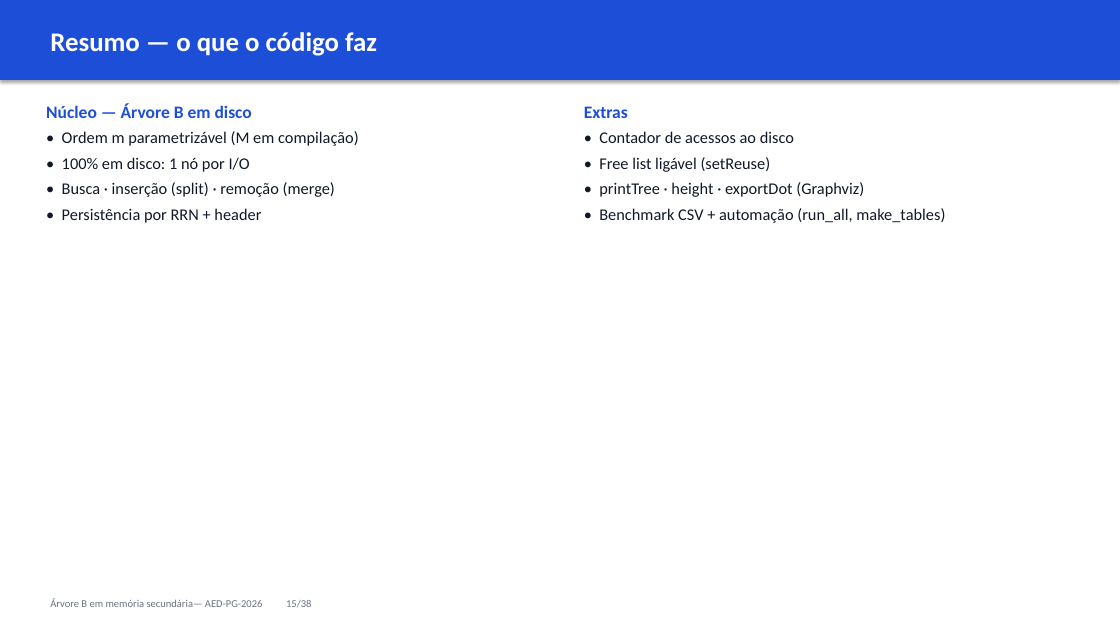
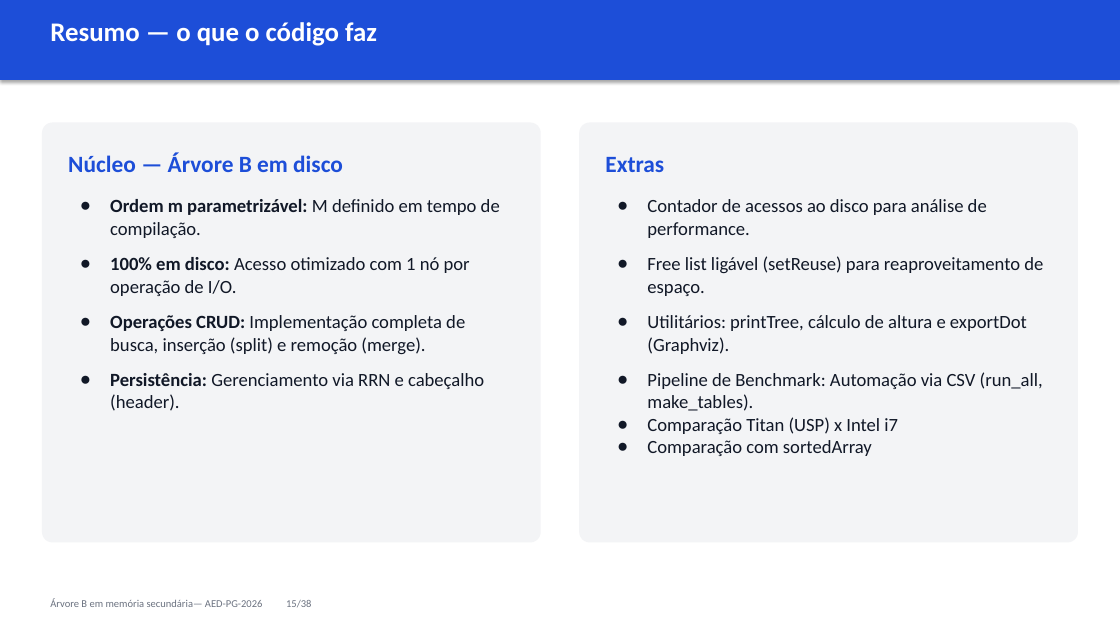
Before and after one commit to cassiotakarada/btree, a slide deck: slide 16 of apresentacao/APRESENTACAO_2_FINAL.pptx. Drawn at 1120x630 pixels with LibreOffice and Linux fonts; fonts in the diff are those of the drawing. Boxes give left, top, right and bottom in pixels: in the first picture for what was removed or moved away, otherwise in the second. Text is boxed around its words. In the diff, an @@ line names an element or a change of style, - is before the commit and + after.

```diff
--- a/apresentacao/APRESENTACAO_2_FINAL.pptx
+++ b/apresentacao/APRESENTACAO_2_FINAL.pptx
@@ text "Resumo — o que o ...": place and size @@
-text "Resumo — o que o ..." at [50,32,377,56]
+text "Resumo — o que o ..." at [50,22,377,46]
@@ text "Núcleo — Árvore B em ...": place and size @@
-text "Núcleo — Árvore B em ..." at [46,104,359,223]
+text "Núcleo — Árvore B em ..." at [68,152,500,411]
@@ rounded rectangle added at [42,123,541,543], fill #F3F4F6 @@
@@ text "Extras": place and size @@
-text "Extras" at [584,106,945,223]
+text "Extras" at [605,157,1043,456]
@@ rounded rectangle added at [580,123,1079,543], fill #F3F4F6 @@
@@ text at [68,152,343,172]: size 15 to 20 pt in "Núcleo — Árvore B em disco" @@
@@ text at [605,157,664,172]: size 15 to 20 pt in "Extras" @@
@@ text at [110,199,500,411]: text changed; size 14 to 16 pt @@
-• Ordem m parametrizável (M em compilação)
-• 100% em disco: 1 nó por I/O
-• Busca · inserção (split) · remoção (merge)
-• Persistência por RRN + header
+● Ordem m parametrizável: M definido em tempo de compilação.
+● 100% em disco: Acesso otimizado com 1 nó por operação de I/O.
+● Operações CRUD: Implementação completa de busca, inserção (split) e remoção (merge).
+● Persistência: Gerenciamento via RRN e cabeçalho (header).
@@ text at [647,199,1043,456]: text changed; size 14 to 16 pt @@
-• Contador de acessos ao disco
-• Free list ligável (setReuse)
-• printTree · height · exportDot (Graphviz)
-• Benchmark CSV + automação (run_all, make_tables)
+● Contador de acessos ao disco para análise de performance.
+● Free list ligável (setReuse) para reaproveitamento de espaço.
+● Utilitários: printTree, cálculo de altura e exportDot (Graphviz).
+● Pipeline de Benchmark: Automação via CSV (run_all, make_tables).
+● Comparação Titan (USP) x Intel i7
+● Comparação com sortedArray
```
Also in this commit, not shown: 21 other slides changed, 3 slides removed, 8 other files.
